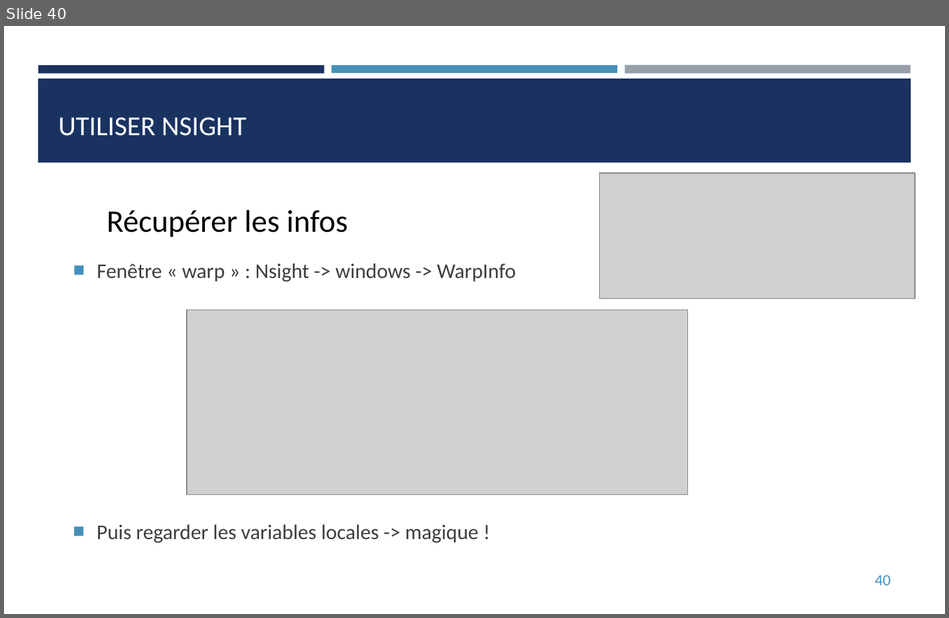
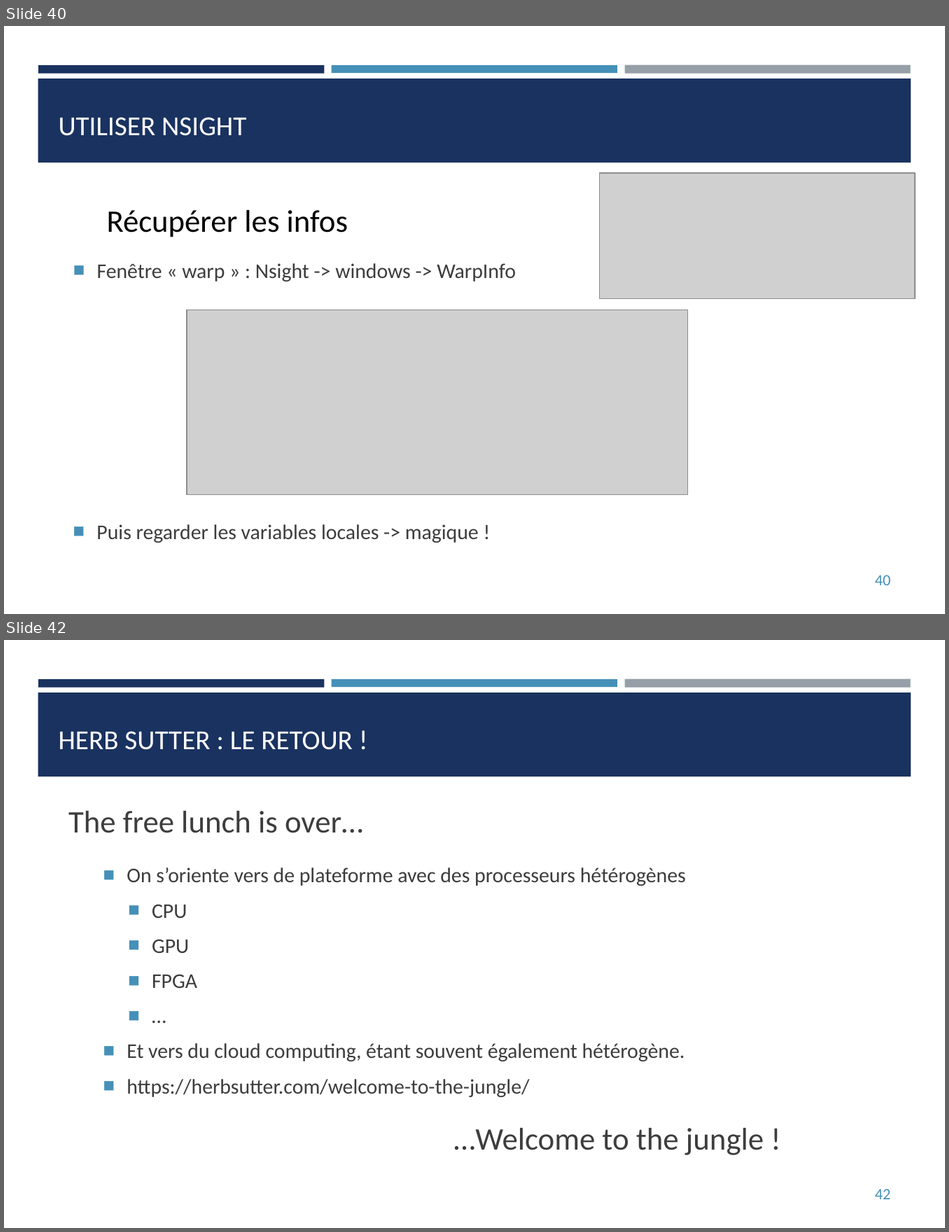
Before and after one commit to franckginguene/hpc_formation_scalian, a slide deck: Diapos/HPC_CUDA.pptx. Shown one above the other, each under a label of ours: slide 40 before the commit, slides 40 and 42 after it; the slides between them are not shown. The pictures are 949x618 and 949x1232 pixels, drawn with LibreOffice and Linux fonts; fonts in the diff are those of the drawing; grey boxes stand for pictures. Boxes give left, top, right and bottom in pixels: in the first picture for what was removed or moved away, otherwise in the second. Text is boxed around its words. In the diff, an @@ line names an element or a change of style, - is before the commit and + after.

```diff
--- a/Diapos/HPC_CUDA.pptx
+++ b/Diapos/HPC_CUDA.pptx
@@ slide 42 added at (4,640,945,1228), background #FFFFFF; not listed: 4 template elements that a slide beside it also shows @@
@@ title added at (59,731,353,750), 21 pt, text #FFFFFF @@
+HERB SUTTER : LE RETOUR !
@@ text added at (68,811,363,833), 24 pt, text #3D3D3D @@
+The free lunch is over…
@@ text added at (126,867,686,1097), 16 pt, text #3D3D3D @@
+■ On s’oriente vers de plateforme avec des processeurs hétérogènes
+  ■ CPU
+  ■ GPU
+  ■ FPGA
+  ■ …
+■ Et vers du cloud computing, étant souvent également hétérogène.
+■ https://herbsutter.com/welcome-to-the-jungle/
@@ text added at (453,1128,764,1155), 24 pt, text #3D3D3D @@
+…Welcome to the jungle !
@@ page number added at (875,1189,891,1199), 12 pt, text #4590B8 @@
+42
```
Also in this commit, not shown: 7 slides changed, 3 other slides added, 1 slide removed.
